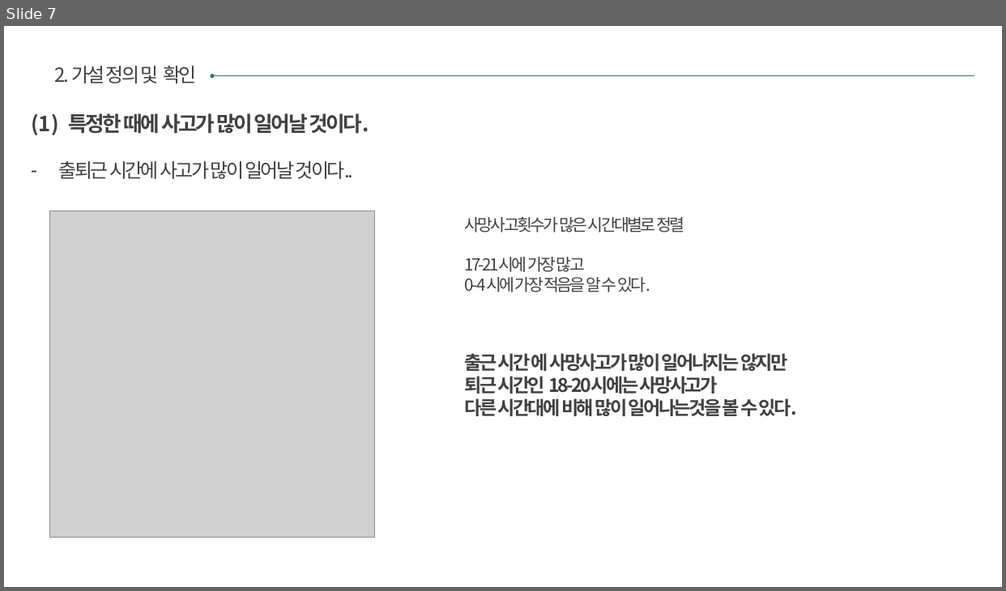
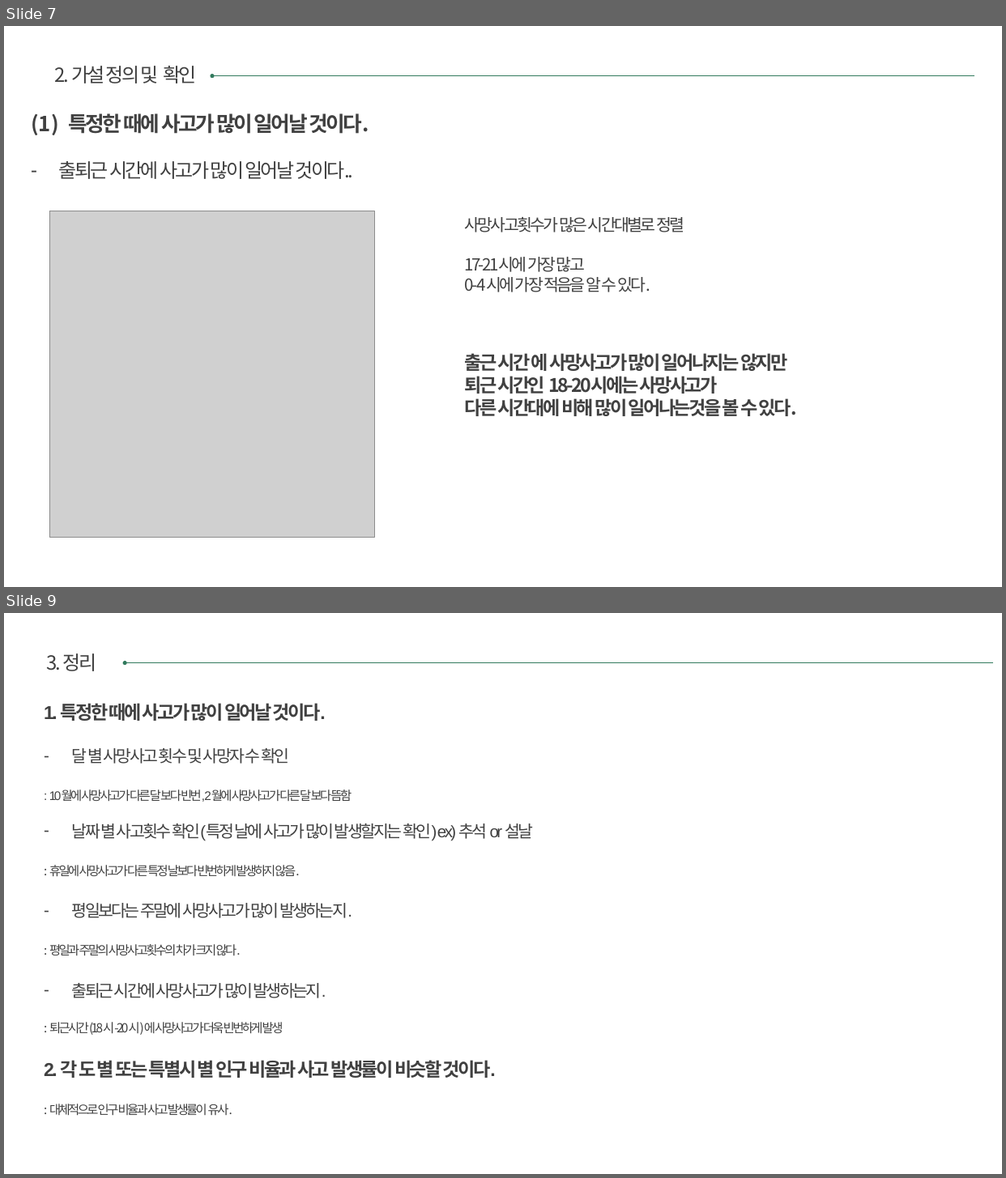
Before and after one commit to sunnight9507/4_2_-Data_Visualization, a slide deck: 교통사고/교통사고 데이터 분석.pptx. Shown one above the other, each under a label of ours: slide 7 before the commit, slides 7 and 9 after it; the slides between them are not shown. The pictures are 1006x591 and 1006x1178 pixels, drawn with LibreOffice and Linux fonts; fonts in the diff are those of the drawing; grey boxes stand for pictures. Boxes give left, top, right and bottom in pixels: in the first picture for what was removed or moved away, otherwise in the second. Text is boxed around its words. In the diff, an @@ line names an element or a change of style, - is before the commit and + after.

```diff
--- a/교통사고/교통사고 데이터 분석.pptx
+++ b/교통사고/교통사고 데이터 분석.pptx
@@ slide 9 added at (4,613,1002,1174), background #FFFFFF @@
@@ text added at (47,653,96,671), 18.7 pt, text #404040 @@
+3. 정리
@@ arrow added from (994, 663) to (125, 663), #327A5D 0.75 pt @@
@@ text added at (44,703,533,1115), 12 pt, text #404040 @@
+1. 특정한 때에 사고가 많이 일어날 것이다.
+– 달 별 사망사고 횟수 및 사망자 수 확인
+: 10월에 사망사고가 다른 달 보다 빈번, 2월에 사망사고가 다른 달 보다 뜸함
+– 날짜 별 사고횟수 확인(특정 날에 사고가 많이 발생할지는 확인) ex) 추석 or 설날
+: 휴일에 사망사고가 다른 특정 날보다 빈번하게 발생하지 않음.
+– 평일보다는 주말에 사망사고가 많이 발생하는지.
+: 평일과 주말의 사망사고횟수의 차가 크지 않다.
+– 출퇴근 시간에 사망사고가 많이 발생하는지.
+: 퇴근시간(18시-20시)에 사망사고가 더욱 빈번하게 발생
+2. 각 도 별 또는 특별시 별 인구 비율과 사고 발생률이 비슷할 것이다.
+: 대체적으로 인구 비율과 사고 발생률이 유사.
```
Also in this commit, not shown: 6 slides changed, 1 other slide added, 1 slide removed, 1 other file.
